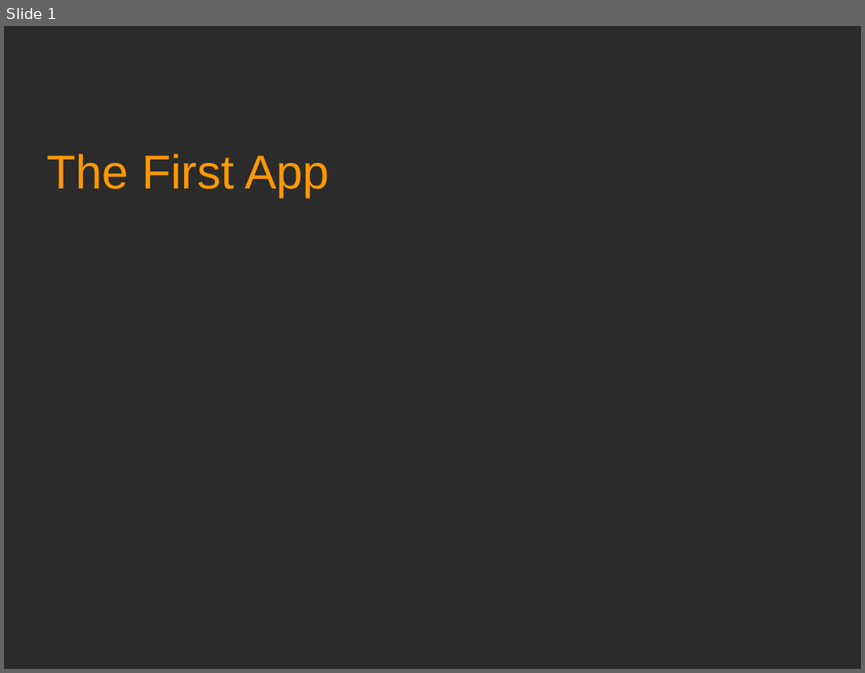
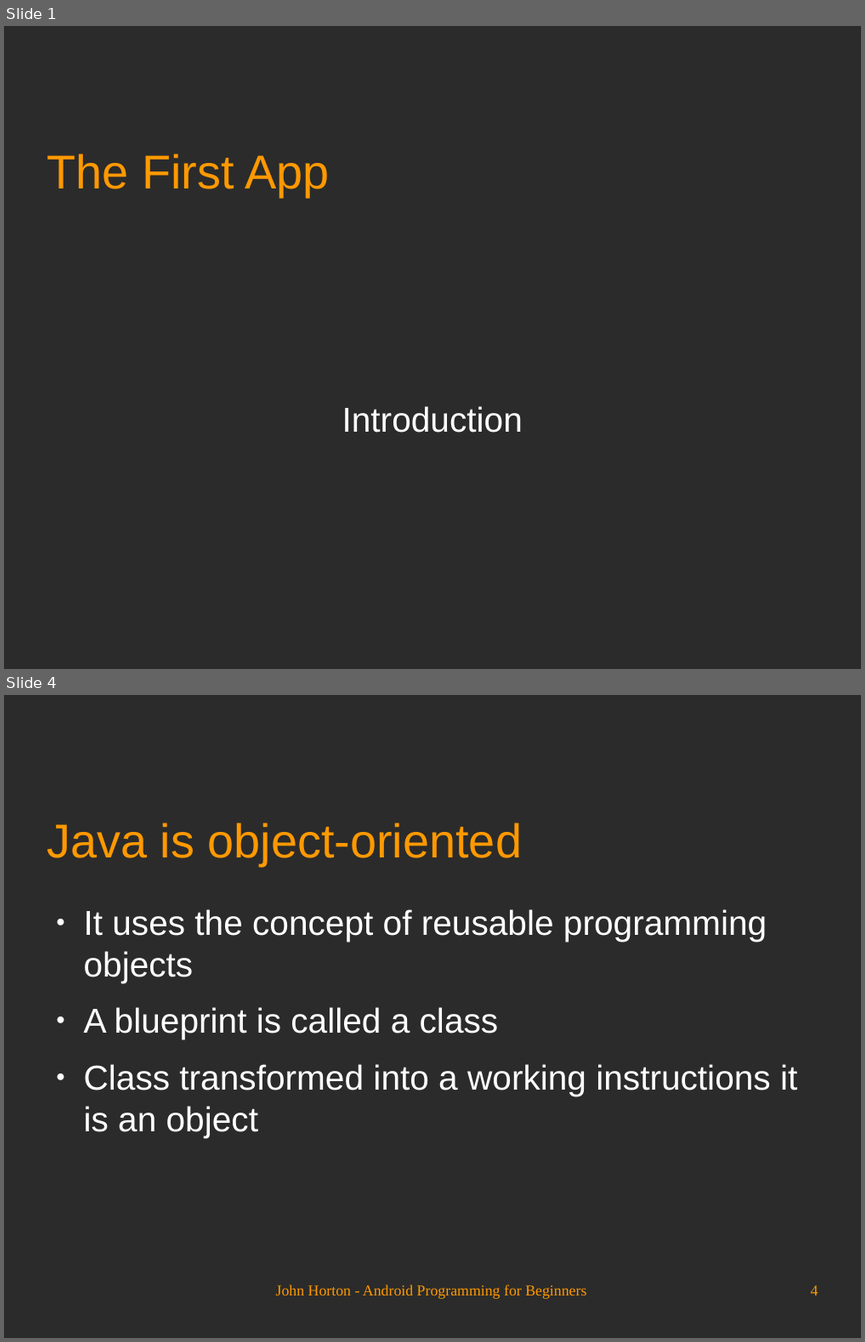
Before and after one commit to Academy-Soft-Intellect/Android-Programming-for-Beginners, a slide deck: 01_The_First_App.odp. Shown one above the other, each under a label of ours: slide 1 before the commit, slides 1 and 4 after it; the slides between them are not shown. The pictures are 865x673 and 865x1342 pixels, drawn with LibreOffice and Linux fonts; fonts in the diff are those of the drawing; background and template pictures are left out; a plain dark background stands for a picture behind light text. Boxes give left, top, right and bottom in pixels: in the first picture for what was removed or moved away, otherwise in the second. Text is boxed around its words. In the diff, an @@ line names an element or a change of style, - is before the commit and + after.

```diff
--- a/01_The_First_App.odp
+++ b/01_The_First_App.odp
@@ slide 4 added at (4,695,861,1338), background picture (left out) @@
@@ title added at (46,823,522,866), 44 pt, text #FF9900 @@
+Java is object-oriented
@@ text added at (84,909,797,1138), 32 pt, text #FFFFFF @@
+● It uses the concept of reusable programming objects
+● A blueprint is called a class
+● Class transformed into a working instructions it is an object
@@ text added at (276,1284,586,1299), 14 pt, text #FF9900 @@
+John Horton - Android Programming for Beginners
@@ page number added at (811,1285,818,1295), 14 pt, text #FF9900 @@
+4
@@ slide 1 changed as well @@
@@ subtitle added at (342,406,522,432), 32 pt, text #FFFFFF @@
+Introduction
```
Also in this commit, not shown: 1 other slide changed, 22 other slides added.
